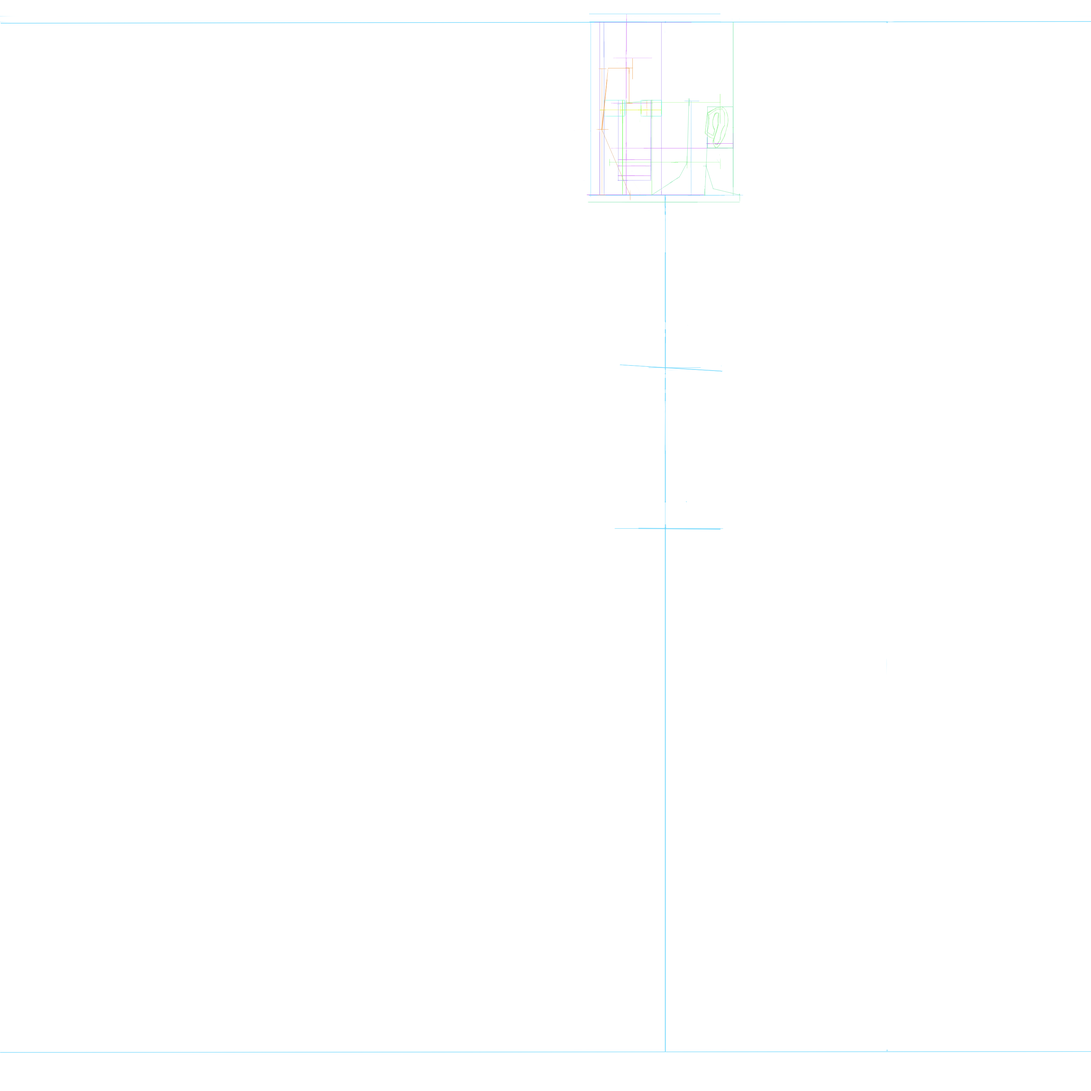
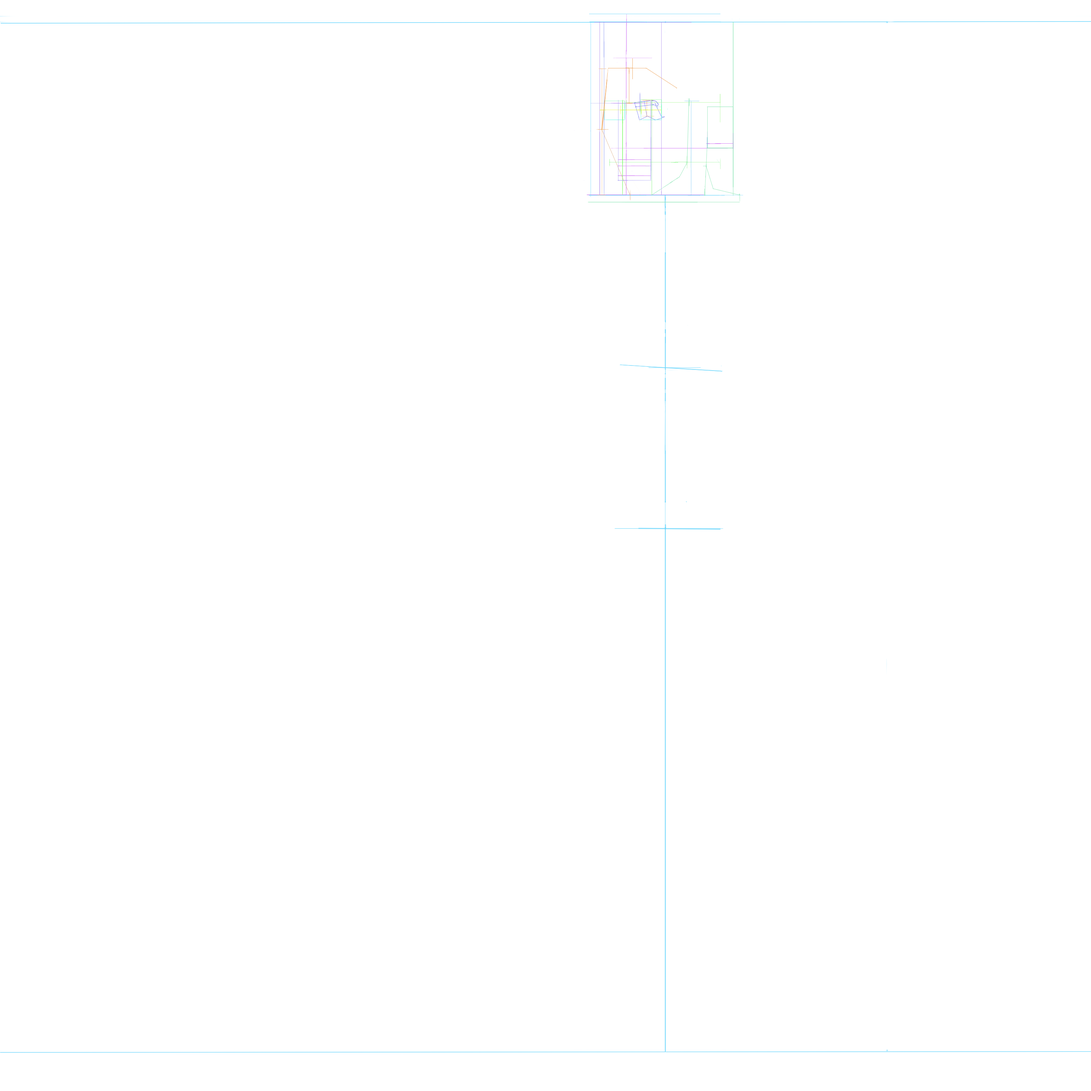
Layers edited between the first and the second 1091 × 1091 image:
renamed "Layer 72" to "trán", painted on it over 607, 67, 678, 104
painted on "Layer 42" over 603, 100, 626, 121
painted on "Layer 41" over 640, 98, 663, 121
painted on "Lông mày 1" over 617, 100, 669, 110
removed layer "Layer 66" over 705, 106, 735, 156
painted on "Layer 62" over 634, 104, 655, 108
added layer "Layer 78" above "Layer 75" over 639, 100, 662, 121
added layer "Layer 75" above "Layer 74" over 634, 100, 666, 121
added layer "Layer 74" above "Layer 73" over 590, 92, 641, 113
